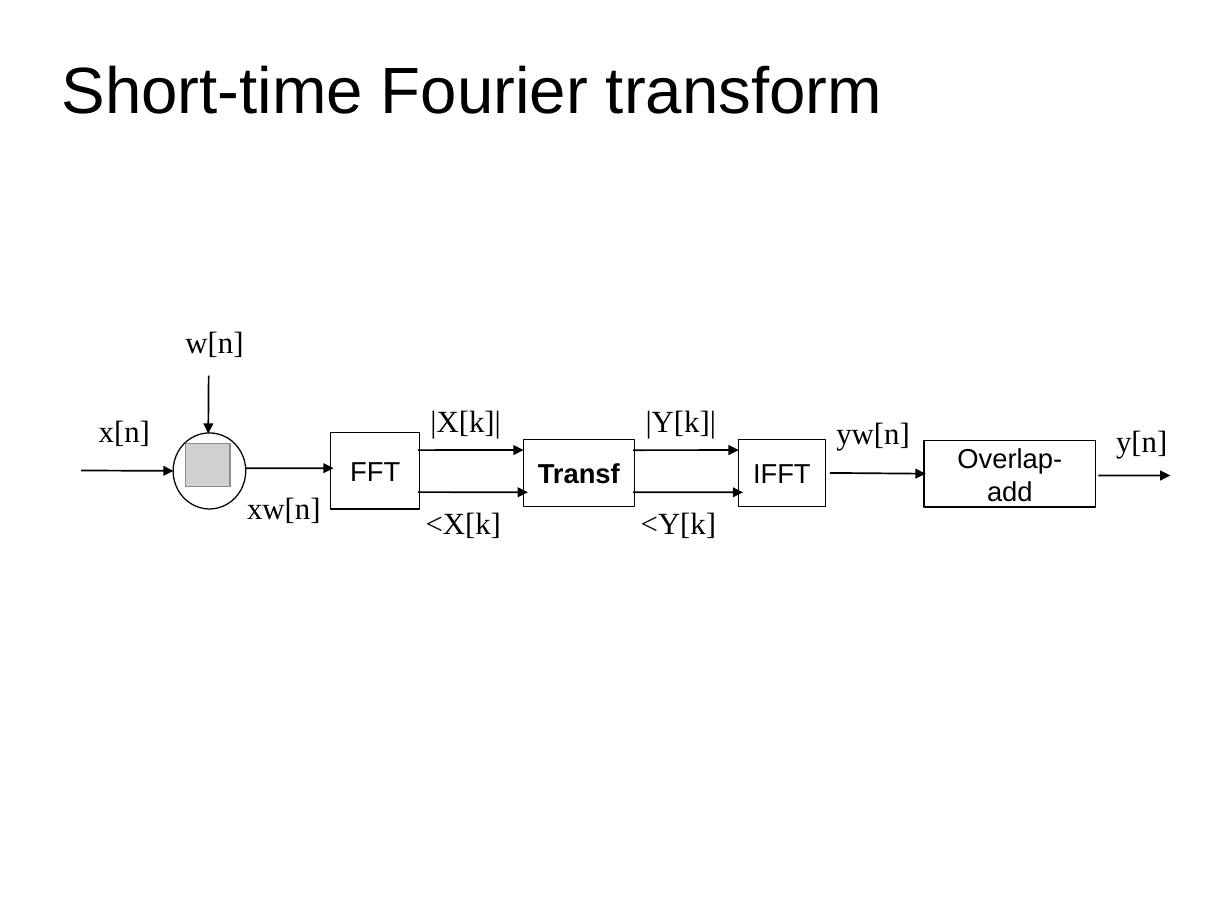
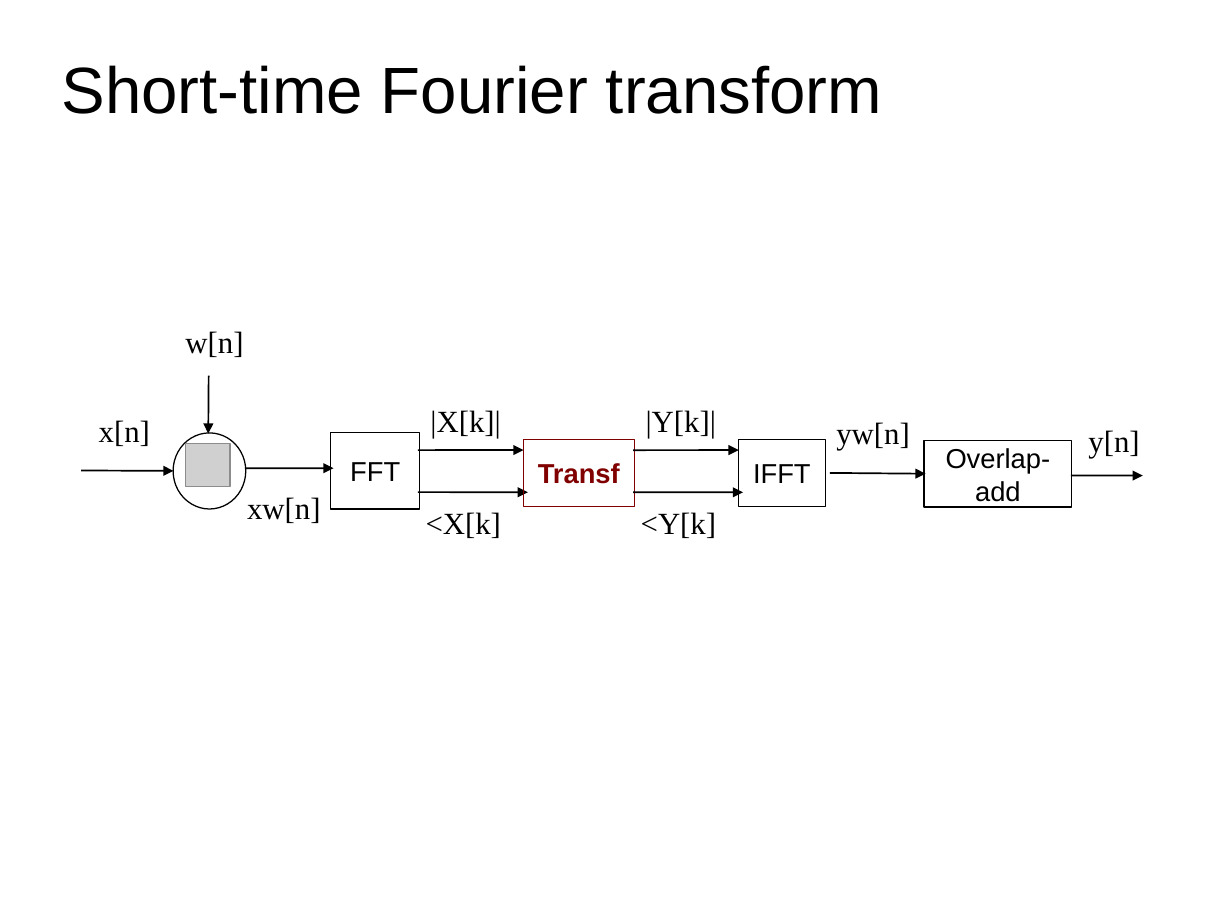
Before and after one commit to MTG/sms-tools, a slide deck: slide 3 of teaching-material/lectures/lect8-Sound-transformations/8-Sound-transformations.odp. Drawn at 1232x924 pixels with LibreOffice and Linux fonts; fonts in the diff are those of the drawing; grey boxes stand for pictures. Boxes give left, top, right and bottom in pixels: in the first picture for what was removed or moved away, otherwise in the second. Text is boxed around its words. In the diff, an @@ line names an element or a change of style, - is before the commit and + after.

```diff
--- a/teaching-material/lectures/lect8-Sound-transformations/8-Sound-transformations.odp
+++ b/teaching-material/lectures/lect8-Sound-transformations/8-Sound-transformations.odp
@@ text "y[n]" moved from (x1=1116, y1=430, x2=1167, y2=458) to (x1=1088, y1=430, x2=1139, y2=458) @@
@@ rectangle "Transf" at (x1=524, y1=440, x2=634, y2=506): text colour #000000 to #800000; outline #000000 0.74 pt to #800000 0.74 pt @@
@@ rectangle "Overlap-add" resized from (x1=924, y1=440, x2=1095, y2=506) to (x1=924, y1=440, x2=1072, y2=506) @@
@@ arrow moved from (1099, 476) - (1170, 476) to (1071, 476) - (1143, 476) @@
```
Also in this commit, not shown: 3 other slides changed, 14 other files.
